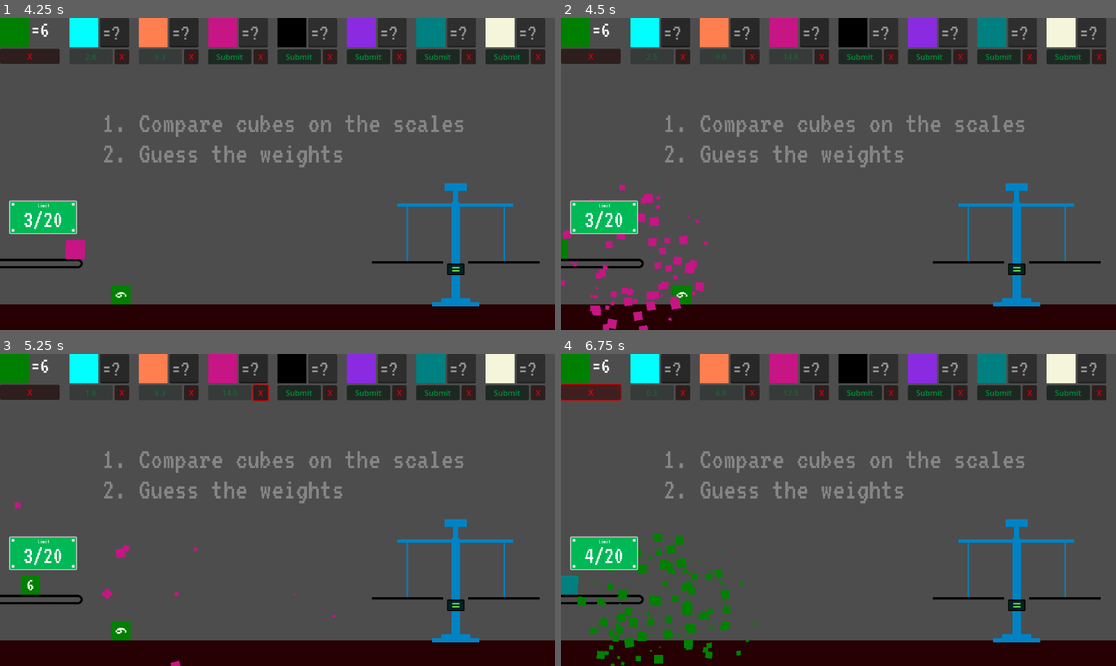
Above: before the commit, frames 1-4 (two rows, left to right).
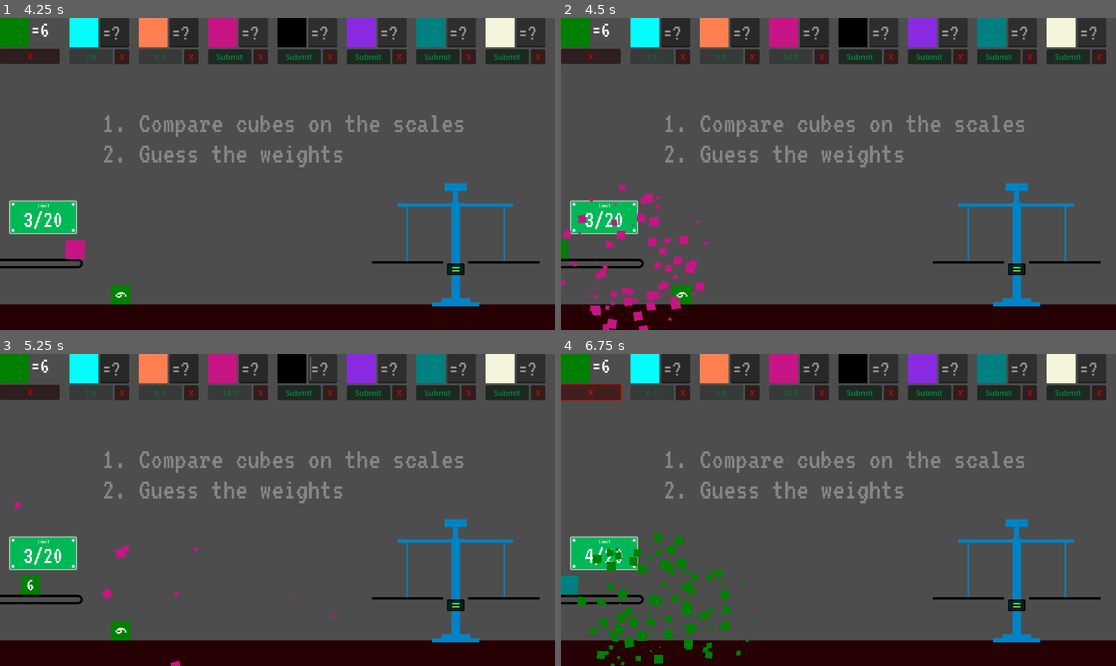
Above: after the commit, the same moments.

Repository: bjornarprytz/scale
Game: Godot game, scene res://main.tscn
The game is run twice, just before and just after one commit, with the same random seed, the same clock (stepped at 60 frames per second) and the same inputs.
Inputs (mouse positions are in pixels of both pictures, inside the frame that each line leads up to):
- Up to frame 1 (4.25 s): click (116, 33) at 0.52 s; type "Alex" at 0.6 s; click (183, 33) at 0.75 s; type "Alex" at 0.83 s; click (255, 33) at 0.98 s; type "Alex" at 1.07 s; click (321, 33) at 1.27 s; type "Alex" at 1.35 s; click (394, 33) at 1.5 s; type "Alex" at 1.58 s; click (460, 33) at 1.73 s; type "Alex" at 1.82 s; click "Submit" at 2 s; click (532, 33) at 2.77 s; type "Alex" at 2.85 s; click "Submit" at 3.5 s
- Up to frame 2 (4.5 s): click "Submit" at 4.25 s
- Up to frame 3 (5.25 s): move the mouse to (122, 631) at 5.02 s; tap Tab at 5.1 s; click (122, 631) at 5.17 s
- Up to frame 4 (6.75 s): move the mouse to (638, 662) at 5.77 s; tap Tab at 5.85 s; click (638, 662) at 5.92 s; click "X" at 6.5 s

Frame 1 is identical in both runs. In frame 2, less than 0.1% of the frame differs, in the area x 1-14%, y 58-70%; in frame 3, less than 0.1%; in frame 4, 0.2%, in the area x 5-14%, y 62-70%.

Commit message:
tab through answers

Diff:
--- a/src/main.gd
+++ b/src/main.gd
@@ -14,6 +14,7 @@
 var won : bool
 var t := 0.0
 var elapsed := 0.0
+var focused_answer : RichTextLabel
 
 func _ready() -> void:
 	Autoload.purge.connect(_purge)
@@ -50,8 +51,29 @@
 		SPAWN_TIME = 0.5
 		$CanvasLayer/Instructions.visible = false
 		$CanvasLayer/WinText.visible = true
-		$CanvasLayer/Score.visible = true
-		$CanvasLayer/Score.add_text(str(_score_formula()))
+		$Floor/Score.visible = true
+		$Floor/Score.append_text(str(_score_formula()))
+
+func _shortcut_input(event: InputEvent) -> void:
+
+	if (event.keycode == KEY_TAB):
+		var first : AnswerField
+		var previous : AnswerField
+		for a in $CanvasLayer/Control/AnswerGrid.get_children():
+			if !(a is AnswerField) or !a.editable:
+				continue
+			var answer_field = a as AnswerField
+
+			if first == null:
+				first = answer_field
+
+			if (previous != null and previous.focus):
+				answer_field.focus = true
+				return
+
+			previous = answer_field
+
+		first.focus = true
 
 func _process(delta: float) -> void:
 	t += delta
--- a/src/main.tscn
+++ b/src/main.tscn
@@ -4,8 +4,6 @@
 [ext_resource type="PackedScene" uid="uid://y0ij617emvpo" path="res://things/scale.tscn" id="2_2c80t"]
 [ext_resource type="PackedScene" uid="uid://bx07aexvlsy62" path="res://things/conveyer.tscn" id="3_1lvot"]
 [ext_resource type="FontFile" uid="uid://ck5dgaslygqp3" path="res://things/VT323-Regular.ttf" id="4_xs043"]
-
-[sub_resource type="WorldBoundaryShape2D" id="WorldBoundaryShape2D_02jkl"]
 
 [sub_resource type="Theme" id="Theme_75p0t"]
 default_font = ExtResource("4_xs043")
@@ -37,33 +35,13 @@
 default_font = ExtResource("4_xs043")
 default_font_size = 1256
 
+[sub_resource type="WorldBoundaryShape2D" id="WorldBoundaryShape2D_02jkl"]
+
 [node name="Game" type="Node2D"]
 script = ExtResource("1_860qy")
 
-[node name="Floor" type="StaticBody2D" parent="."]
-position = Vector2(557, 595)
-
-[node name="CollisionShape2D" type="CollisionShape2D" parent="Floor"]
-shape = SubResource("WorldBoundaryShape2D_02jkl")
-
-[node name="ColorRect" type="ColorRect" parent="Floor"]
-offset_left = -578.0
-offset_right = 608.0
-offset_bottom = 57.0
-color = Color(0.14902, 0, 0.00784314, 1)
-
-[node name="Scale" parent="." instance=ExtResource("2_2c80t")]
-position = Vector2(946, 505)
-
-[node name="Conveyer" parent="." instance=ExtResource("3_1lvot")]
-position = Vector2(34, 510)
-
-[node name="SpawnPoint" type="Node2D" parent="."]
-position = Vector2(-33, 463)
-
-[node name="Cubes" type="Node" parent="."]
-
 [node name="CanvasLayer" type="CanvasLayer" parent="."]
+layer = -1
 
 [node name="Control" type="Control" parent="CanvasLayer"]
 layout_mode = 3
@@ -90,18 +68,6 @@
 theme = SubResource("Theme_75p0t")
 bbcode_enabled = true
 text = "[wave][rainbow freq=0.2]WIN"
-
-[node name="Score" type="RichTextLabel" parent="CanvasLayer"]
-visible = false
-offset_left = 385.0
-offset_top = 586.0
-offset_right = 756.0
-offset_bottom = 664.0
-theme = SubResource("Theme_75p0t")
-theme_override_font_sizes/normal_font_size = 64
-bbcode_enabled = true
-text = "[wave][rainbow freq=0.2]score:"
-fit_content = true
 
 [node name="CountPanel" type="Panel" parent="CanvasLayer"]
 offset_left = 19.0
@@ -190,3 +156,38 @@
 bbcode_enabled = true
 text = "1. Compare cubes on the scales
 2. Guess the weights"
+
+[node name="Floor" type="StaticBody2D" parent="."]
+position = Vector2(557, 595)
+
+[node name="CollisionShape2D" type="CollisionShape2D" parent="Floor"]
+shape = SubResource("WorldBoundaryShape2D_02jkl")
+
+[node name="ColorRect" type="ColorRect" parent="Floor"]
+offset_left = -578.0
+offset_right = 608.0
+offset_bottom = 57.0
+color = Color(0.14902, 0, 0.00784314, 1)
+
+[node name="Score" type="RichTextLabel" parent="Floor"]
+visible = false
+offset_left = -172.0
+offset_top = -9.0
+offset_right = 199.0
+offset_bottom = 69.0
+theme = SubResource("Theme_75p0t")
+theme_override_font_sizes/normal_font_size = 64
+bbcode_enabled = true
+text = "[wave][rainbow freq=0.2]score:"
+fit_content = true
+
+[node name="Scale" parent="." instance=ExtResource("2_2c80t")]
+position = Vector2(946, 505)
+
+[node name="Conveyer" parent="." instance=ExtResource("3_1lvot")]
+position = Vector2(34, 510)
+
+[node name="SpawnPoint" type="Node2D" parent="."]
+position = Vector2(-33, 463)
+
+[node name="Cubes" type="Node" parent="."]
--- a/src/things/answer.gd
+++ b/src/things/answer.gd
@@ -1,4 +1,5 @@
 extends VBoxContainer
+class_name AnswerField
 
 
 var my_kind : ElementCube.Kind
@@ -7,6 +8,19 @@
 @onready var text_edit : TextEdit = $H/TextEdit
 @onready var submit : Button = $H2/Submit
 @onready var clear : Button = $H2/Clear
+
+var editable: bool:
+	get:
+		return text_edit.editable
+
+var focus : bool:
+	get:
+		return text_edit.has_focus()
+	set(value):
+		if (value):
+			text_edit.grab_focus()
+		else:
+			text_edit.release_focus()
 
 func _ready() -> void:
 	clear.button_down.connect(_clear)
@@ -38,6 +52,7 @@
 
 		await tween.finished
 		text_edit.editable = true
+		text_edit.clear()
 		submit.disabled = false
 		submit.text = "Submit"
 
--- a/src/things/scale.tscn
+++ b/src/things/scale.tscn
@@ -35,6 +35,7 @@
 offset_top = -122.0
 offset_right = 9.0
 offset_bottom = 94.0
+mouse_filter = 2
 color = Color(0, 0.513726, 0.772549, 1)
 
 [node name="Base" type="ColorRect" parent="Visual"]
@@ -42,6 +43,7 @@
 offset_top = 85.0
 offset_right = 49.0
 offset_bottom = 94.0
+mouse_filter = 2
 color = Color(0, 0.513726, 0.772549, 1)
 
 [node name="Base2" type="ColorRect" parent="Visual"]
@@ -49,6 +51,7 @@
 offset_top = 77.0
 offset_right = 30.0
 offset_bottom = 86.0
+mouse_filter = 2
 color = Color(0, 0.513726, 0.772549, 1)
 
 [node name="Shoulder" type="ColorRect" parent="Visual"]
@@ -57,6 +60,7 @@
 offset_right = -114.0
 offset_bottom = 127.0
 rotation = -1.57079
+mouse_filter = 2
 color = Color(0, 0.513726, 0.772549, 1)
 
 [node name="Head" type="ColorRect" parent="Visual"]
@@ -65,6 +69,7 @@
 offset_right = 34.0
 offset_bottom = -111.0
 rotation = -1.57079
+mouse_filter = 2
 color = Color(0, 0.513726, 0.772549, 1)
 
 [node name="Head2" type="ColorRect" parent="Visual"]
@@ -73,6 +78,7 @@
 offset_right = -7.0
 offset_bottom = -100.0
 rotation = -1.57079
+mouse_filter = 2
 color = Color(0, 0.513726, 0.772549, 1)
 
 [node name="LeftString" type="ColorRect" parent="Visual"]
@@ -80,6 +86,7 @@
 offset_top = -113.0
 offset_right = -99.0
 rotation = -6.28318
+mouse_filter = 2
 color = Color(0, 0.513726, 0.772549, 1)
 
 [node name="RightString" type="ColorRect" parent="Visual"]
@@ -87,6 +94,7 @@
 offset_top = -113.0
 offset_right = 102.0
 rotation = -6.28318
+mouse_filter = 2
 color = Color(0, 0.513726, 0.772549, 1)
 
 [node name="LeftArm" parent="." instance=ExtResource("1_rkt60")]
@@ -100,6 +108,7 @@
 offset_top = 5.0
 offset_right = 18.0
 offset_bottom = 29.0
+mouse_filter = 2
 theme_override_styles/panel = SubResource("StyleBoxFlat_evmdv")
 
 [node name="Result" type="RichTextLabel" parent="Display"]
@@ -110,6 +119,7 @@
 offset_right = 86.0
 offset_bottom = 177.0
 scale = Vector2(0.25, 0.25)
+mouse_filter = 2
 theme = SubResource("Theme_8b5lr")
 text = "="
 scroll_active = false
Not shown, changed: readme.md
